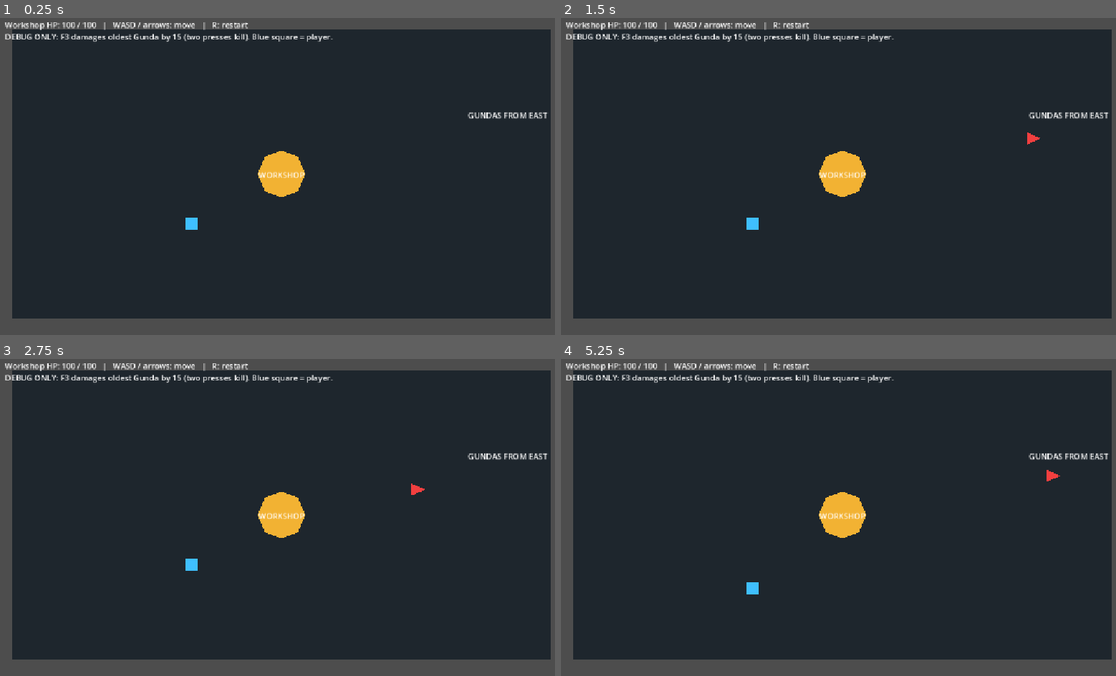
Above: before the commit, frames 1-4 (two rows, left to right).
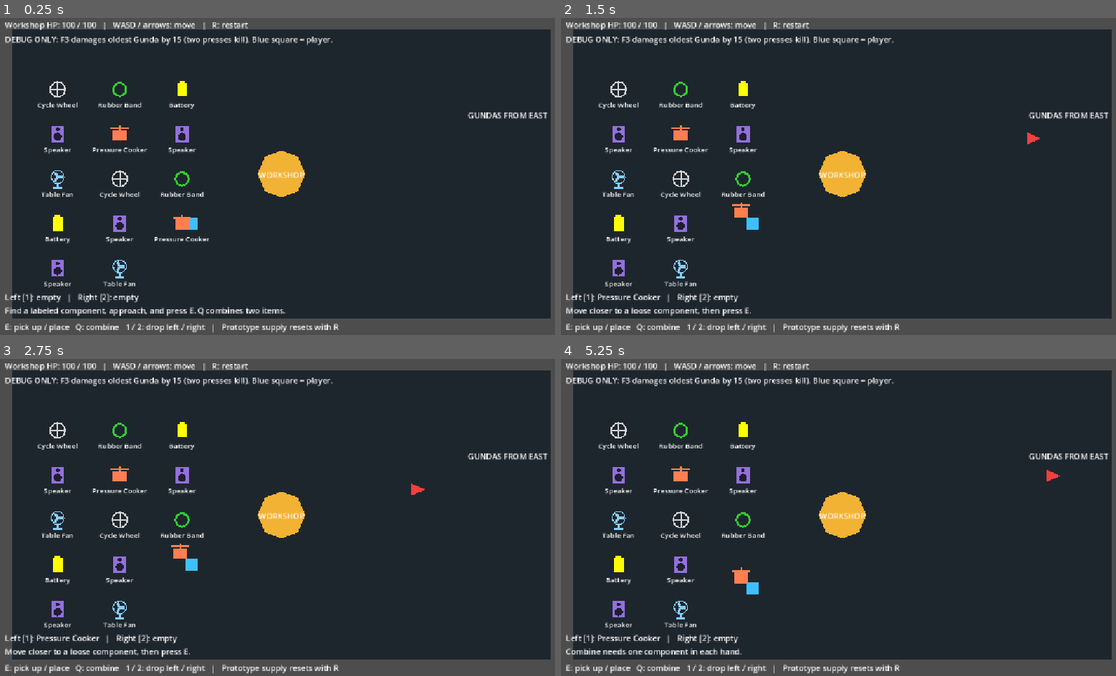
Above: after the commit, the same moments.

Repository: 12somyasahu/defence-jugaad
Game: Godot game, scene res://main.tscn
Two runs of this game, one before a commit and one after it. Both use one fixed random seed, a clock stepped at 60 frames per second and the inputs below.
Inputs (mouse positions are in pixels of both pictures, inside the frame that each line leads up to):
- Up to frame 1 (0.25 s): no input
- Up to frame 2 (1.5 s): tap E (interact, bound only after the commit) at 0.5, 0.8, 1.25 s; move the mouse to (966, 157) at 0.52 s; hold 2 (drop_right, bound only after the commit) 0.53-1.25 s; hold Q (combine, bound only after the commit) 0.53-1.25 s; click (966, 157) at 0.67 s; tap Enter (ui_accept) at 0.77, 1.07 s; drag from (727, 189) to (816, 239) at 1.27 s
- Up to frame 3 (2.75 s): tap E (interact, bound only after the commit) at 2, 2.3 s; move the mouse to (338, 444) at 2.02 s; hold 2 (drop_right, bound only after the commit) from 2.03 s (still down); hold Q (combine, bound only after the commit) from 2.03 s (still down); click (338, 444) at 2.17 s
- Up to frame 4 (5.25 s): release 2 (drop_right, bound only after the commit) at 2.75 s; release Q (combine, bound only after the commit) at 2.75 s; tap E (interact, bound only after the commit) at 2.75, 3.5, 3.8, 4.25 s; drag from (816, 580) to (672, 466) at 2.77 s; move the mouse to (1016, 561) at 3.52 s; hold 1 (drop_left, bound only after the commit) 3.53-4.25 s; hold Q (combine, bound only after the commit) 3.53-4.25 s; click (1016, 561) at 3.67 s; tap Enter (ui_accept) at 3.77, 4.07 s; tap R (restart) at 4.15 s; drag from (672, 466) to (755, 435) at 4.27 s; move the mouse to (871, 514) at 5.02 s; hold S (move_down) from 5.03 s (still down); hold Q (combine, bound only after the commit) from 5.03 s (still down); click (871, 514) at 5.17 s

The runs differ from the first frame. In frame 1, 4.3% of the frame differs, in the area x 0-61%, y 4-100%; in frame 2, 4.0%; in frame 3, 4.0%; in frame 4, 4.0%.

Commit message:
feat: implement M2 jugaad gameplay loop

Diff:
--- /dev/null
+++ b/components/junk_component.gd
@@ -0,0 +1,47 @@
+class_name JunkComponent
+extends Node2D
+
+enum Type { BATTERY, CYCLE_WHEEL, PRESSURE_COOKER, SPEAKER, TABLE_FAN, RUBBER_BAND }
+const DISPLAY_NAMES: Array[String] = ["Battery", "Cycle Wheel", "Pressure Cooker", "Speaker", "Table Fan", "Rubber Band"]
+const COLORS: Array[Color] = [Color.YELLOW, Color.LIGHT_GRAY, Color.CORAL, Color.MEDIUM_PURPLE, Color.LIGHT_SKY_BLUE, Color.LIME_GREEN]
+
+@export var component_type: Type = Type.BATTERY
+var held: bool = false
+
+func _ready() -> void:
+	$Name.text = display_name()
+	queue_redraw()
+
+func display_name() -> String:
+	return DISPLAY_NAMES[component_type]
+
+func set_held(value: bool) -> void:
+	held = value
+	$Name.visible = not held
+
+func _draw() -> void:
+	var color: Color = COLORS[component_type]
+	match component_type:
+		Type.BATTERY:
+			draw_rect(Rect2(-10, -14, 20, 28), color)
+			draw_rect(Rect2(-5, -18, 10, 4), color)
+		Type.CYCLE_WHEEL:
+			draw_arc(Vector2.ZERO, 15, 0, TAU, 24, color, 3)
+			draw_line(Vector2(-15, 0), Vector2(15, 0), color, 2)
+			draw_line(Vector2(0, -15), Vector2(0, 15), color, 2)
+		Type.PRESSURE_COOKER:
+			draw_rect(Rect2(-14, -9, 28, 22), color)
+			draw_line(Vector2(-18, -12), Vector2(18, -12), color, 4)
+			draw_line(Vector2.ZERO, Vector2(0, -19), color, 4)
+		Type.SPEAKER:
+			draw_rect(Rect2(-13, -17, 26, 34), color)
+			draw_circle(Vector2(0, 5), 8, Color(0.12, 0.12, 0.18))
+			draw_circle(Vector2(0, -10), 4, Color(0.12, 0.12, 0.18))
+		Type.TABLE_FAN:
+			draw_arc(Vector2(0, -4), 13, 0, TAU, 20, color, 2)
+			for i in 3:
+				draw_line(Vector2(0, -4), Vector2(0, -4) + Vector2.RIGHT.rotated(i * TAU / 3) * 11, color, 5)
+			draw_line(Vector2(0, 8), Vector2(0, 18), color, 4)
+			draw_line(Vector2(-9, 18), Vector2(9, 18), color, 3)
+		Type.RUBBER_BAND:
+			draw_arc(Vector2.ZERO, 13, 0, TAU, 20, color, 4)
--- /dev/null
+++ b/components/junk_component.tscn
@@ -0,0 +1,11 @@
+[gd_scene load_steps=2 format=3]
+[ext_resource type="Script" path="res://components/junk_component.gd" id="1"]
+[node name="Component" type="Node2D"]
+script = ExtResource("1")
+[node name="Name" type="Label" parent="."]
+offset_left = -65.0
+offset_top = 21.0
+offset_right = 65.0
+theme_override_font_sizes/font_size = 14
+horizontal_alignment = 1
+mouse_filter = 2
--- /dev/null
+++ b/components/recipes.gd
@@ -0,0 +1,12 @@
+class_name JugaadRecipes
+extends RefCounted
+
+# Sorted pair keys keep lookup unordered; only the three M2 recipes are enabled.
+const RECIPES: Dictionary = {
+	"1:5": 0, # Cycle Wheel + Rubber Band -> Chakri Gun
+	"0:3": 1, # Battery + Speaker -> Dhamaal Box
+	"2:3": 2, # Pressure Cooker + Speaker -> Pressure Horn
+}
+
+static func resolve(first: int, second: int) -> int:
+	return RECIPES.get("%d:%d" % [mini(first, second), maxi(first, second)], -1)
--- /dev/null
+++ b/core/jugaad_loop.gd
@@ -0,0 +1,185 @@
+class_name JugaadLoop
+extends Node2D
+
+signal hands_changed(left: JunkComponent, right: JunkComponent)
+signal carried_weapon_changed(weapon: JugaadWeapon)
+signal feedback(message: String)
+signal weapon_placed(weapon: JugaadWeapon)
+
+const COMPONENT: PackedScene = preload("res://components/junk_component.tscn")
+const WEAPON: PackedScene = preload("res://weapons/jugaad_weapon.tscn")
+const PICKUP_DISTANCE: float = 52.0
+const ARENA: Rect2 = Rect2(-540, -290, 1080, 580)
+var left_hand: JunkComponent
+var right_hand: JunkComponent
+var carried_weapon: JugaadWeapon
+var player: JugaadPlayer
+var workshop: Workshop
+var enemies: Node2D
+var active: bool = true
+var _message_remaining: float = 0.0
+@onready var components: Node2D = $Components
+@onready var weapons: Node2D = $Weapons
+@onready var projectiles: Node2D = $Projectiles
+
+func setup(player_node: JugaadPlayer, workshop_node: Workshop, enemy_container: Node2D) -> void:
+	player = player_node
+	workshop = workshop_node
+	enemies = enemy_container
+	# Fixed prototype supply: two of each recipe pair, plus two Table Fans.
+	var supply: Array[int] = [1, 5, 0, 3, 2, 3, 4, 1, 5, 0, 3, 2, 3, 4]
+	for i in supply.size():
+		var item: JunkComponent = COMPONENT.instantiate()
+		item.component_type = supply[i]
+		components.add_child(item)
+		item.position = Vector2(-450 + (i % 3) * 125, -170 + (i / 3) * 90)
+	_update_hands()
+	_show_feedback("Find a labeled component, approach, and press E. Q combines two items.")
+
+func _unhandled_input(event: InputEvent) -> void:
+	if not active or event.is_echo():
+		return
+	if event.is_action_pressed("interact"):
+		interact()
+	elif event.is_action_pressed("combine"):
+		combine()
+	elif event.is_action_pressed("drop_left"):
+		drop_hand(true)
+	elif event.is_action_pressed("drop_right"):
+		drop_hand(false)
+
+func _process(delta: float) -> void:
+	_message_remaining = maxf(0, _message_remaining - delta)
+	if _message_remaining == 0:
+		$Feedback/Message.text = ""
+	queue_redraw()
+
+func interact() -> void:
+	if not active:
+		return
+	if is_instance_valid(carried_weapon):
+		_place_weapon()
+		return
+	var nearest: JunkComponent
+	var distance: float = PICKUP_DISTANCE * PICKUP_DISTANCE
+	for item: JunkComponent in components.get_children():
+		var candidate: float = player.global_position.distance_squared_to(item.global_position)
+		if candidate <= distance:
+			nearest = item
+			distance = candidate
+	if nearest == null:
+		_show_feedback("Move closer to a loose component, then press E.")
+		return
+	if is_instance_valid(left_hand) and is_instance_valid(right_hand):
+		_show_feedback("Both hands full. Q: combine, or 1 / 2: drop.")
+		return
+	var use_left: bool = not is_instance_valid(left_hand)
+	if use_left:
+		left_hand = nearest
+	else:
+		right_hand = nearest
+	nearest.reparent(player)
+	nearest.position = Vector2(-24 if use_left else 24, -24)
+	nearest.set_held(true)
+	_show_feedback("Picked up " + nearest.display_name())
+	_update_hands()
+
+func drop_hand(left: bool) -> void:
+	if not active:
+		return
+	if is_instance_valid(carried_weapon):
+		_show_feedback("Carrying a Jugaad. Use E to place it.")
+		return
+	var item: JunkComponent = left_hand if left else right_hand
+	if not is_instance_valid(item):
+		return
+	# At the player's feet: always reachable and inside the player's valid arena position.
+	item.reparent(components)
+	item.global_position = player.global_position
+	item.set_held(false)
+	if left:
+		left_hand = null
+	else:
+		right_hand = null
+	_show_feedback("Dropped " + item.display_name())
+	_update_hands()
+
+func combine() -> void:
+	if not active:
+		return
+	if is_instance_valid(carried_weapon) or not is_instance_valid(left_hand) or not is_instance_valid(right_hand):
+		_show_feedback("Combine needs one component in each hand.")
+		return
+	var recipe: int = JugaadRecipes.resolve(left_hand.component_type, right_hand.component_type)
+	if recipe < 0:
+		_show_feedback("Recipe not implemented in M2. Both components kept.")
+		return
+	left_hand.queue_free()
+	right_hand.queue_free()
+	left_hand = null
+	right_hand = null
+	carried_weapon = WEAPON.instantiate()
+	carried_weapon.kind = recipe
+	carried_weapon.enemies = enemies
+	carried_weapon.projectiles = projectiles
+	player.add_child(carried_weapon)
+	carried_weapon.position = Vector2(0, -52)
+	carried_weapon_changed.emit(carried_weapon)
+	_update_hands()
+	_show_feedback("Created " + JugaadWeapon.NAMES[recipe] + ". Move to aim placement; E places.")
+
+func placement_position() -> Vector2:
+	return player.global_position + player.facing * 64.0
+
+func can_place(at: Vector2) -> bool:
+	if not ARENA.grow(-28).has_point(at):
+		return false
+	if at.distance_to(workshop.global_position) < 78.0:
+		return false
+	for weapon: JugaadWeapon in weapons.get_children():
+		if at.distance_to(weapon.global_position) < 60.0:
+			return false
+	return true
+
+func _place_weapon() -> void:
+	var at: Vector2 = placement_position()
+	if not can_place(at):
+		_show_feedback("Cannot place: keep clear of Workshop, arena edges, and other Jugaads.")
+		return
+	var weapon: JugaadWeapon = carried_weapon
+	weapon.reparent(weapons)
+	weapon.place_at(at, player.facing)
+	carried_weapon = null
+	carried_weapon_changed.emit(null)
+	weapon_placed.emit(weapon)
+	_update_hands()
+	_show_feedback("Placed " + JugaadWeapon.NAMES[weapon.kind])
+
+func stop() -> void:
+	active = false
+	weapons.process_mode = Node.PROCESS_MODE_DISABLED
+	projectiles.process_mode = Node.PROCESS_MODE_DISABLED
+	if is_instance_valid(carried_weapon):
+		carried_weapon.process_mode = Node.PROCESS_MODE_DISABLED
+	queue_redraw()
+
+func _update_hands() -> void:
+	var left: String = left_hand.display_name() if is_instance_valid(left_hand) else "empty"
+	var right: String = right_hand.display_name() if is_instance_valid(right_hand) else "empty"
+	$Feedback/Hands.text = "Left [1]: %s   |   Right [2]: %s" % [left, right]
+	if is_instance_valid(carried_weapon):
+		$Feedback/Hands.text = "Carrying: %s   |   E: place at preview (direction = last movement)" % JugaadWeapon.NAMES[carried_weapon.kind]
+	hands_changed.emit(left_hand, right_hand)
+
+func _show_feedback(message: String) -> void:
+	$Feedback/Message.text = message
+	_message_remaining = 4.0
+	feedback.emit(message)
+
+func _draw() -> void:
+	if not active or not is_instance_valid(carried_weapon):
+		return
+	var at: Vector2 = placement_position()
+	var color: Color = Color.LIME_GREEN if can_place(at) else Color.RED
+	draw_arc(to_local(at), 28, 0, TAU, 24, color, 2)
+	draw_line(to_local(at), to_local(at + player.facing * 45), color, 3)
--- /dev/null
+++ b/core/jugaad_loop.tscn
@@ -0,0 +1,21 @@
+[gd_scene load_steps=2 format=3]
+[ext_resource type="Script" path="res://core/jugaad_loop.gd" id="1"]
+[node name="JugaadLoop" type="Node2D"]
+script = ExtResource("1")
+[node name="Components" type="Node2D" parent="."]
+[node name="Weapons" type="Node2D" parent="."]
+[node name="Projectiles" type="Node2D" parent="."]
+[node name="Feedback" type="CanvasLayer" parent="."]
+[node name="Hands" type="Label" parent="Feedback"]
+offset_left = 20.0
+offset_top = 560.0
+mouse_filter = 2
+[node name="Message" type="Label" parent="Feedback"]
+offset_left = 20.0
+offset_top = 587.0
+mouse_filter = 2
+[node name="Controls" type="Label" parent="Feedback"]
+offset_left = 20.0
+offset_top = 620.0
+text = "E: pick up / place   Q: combine   1 / 2: drop left / right   |   Prototype supply resets with R"
+mouse_filter = 2
--- a/core/prototype.gd
+++ b/core/prototype.gd
@@ -9,10 +9,12 @@
 @onready var spawner: GundaSpawner = $EastSpawn
 @onready var status: Label = $PrototypeOverlay/Status
 @onready var defeat_label: Label = $PrototypeOverlay/Defeat
+@onready var jugaad_loop: JugaadLoop = $JugaadLoop
 
 func _ready() -> void:
 	spawner.workshop = workshop
 	spawner.enemies = enemies
+	jugaad_loop.setup(player, workshop, enemies)
 	workshop.health_changed.connect(_on_health_changed)
 	workshop.destroyed.connect(_on_destroyed)
 	_on_health_changed(workshop.current_hp, workshop.maximum_hp)
@@ -45,6 +47,7 @@
 	player.active = false
 	player.velocity = Vector2.ZERO
 	spawner.active = false
+	jugaad_loop.stop()
 	for enemy: Gunda in enemies.get_children():
 		enemy.active = false
 		enemy.velocity = Vector2.ZERO
--- a/enemies/gunda.gd
+++ b/enemies/gunda.gd
@@ -13,6 +13,7 @@
 var workshop: Workshop
 var active: bool = true
 var _attack_remaining: float = 0.0
+var _knockback: Vector2 = Vector2.ZERO
 
 func _ready() -> void:
 	current_hp = maximum_hp
@@ -22,6 +23,11 @@
 	if not active or current_hp == 0 or not is_instance_valid(workshop) or workshop.current_hp == 0:
 		return
 	_attack_remaining = maxf(0.0, _attack_remaining - delta)
+	if _knockback.length() > 5.0:
+		velocity = _knockback
+		_knockback = _knockback.move_toward(Vector2.ZERO, 700.0 * delta)
+		move_and_slide()
+		return
 	var offset: Vector2 = workshop.global_position - global_position
 	if offset.length() > attack_distance:
 		velocity = offset.normalized() * movement_speed
@@ -39,3 +45,7 @@
 		active = false
 		died.emit()
 		queue_free()
+
+func apply_knockback(impulse: Vector2) -> void:
+	if active and current_hp > 0:
+		_knockback = impulse.limit_length(300.0)
--- a/main.tscn
+++ b/main.tscn
@@ -1,38 +1,54 @@
-[gd_scene load_steps=6 format=3 uid="uid://bfon4olrc1k18"]
+[gd_scene format=3 uid="uid://bfon4olrc1k18"]
 
-[ext_resource type="Script" path="res://core/prototype.gd" id="1"]
+[ext_resource type="Script" uid="uid://dsh7uiukmlp38" path="res://core/prototype.gd" id="1"]
 [ext_resource type="PackedScene" path="res://player/player.tscn" id="2"]
 [ext_resource type="PackedScene" path="res://workshop/workshop.tscn" id="3"]
 [ext_resource type="PackedScene" path="res://arena/prototype_arena.tscn" id="4"]
-[ext_resource type="Script" path="res://core/gunda_spawner.gd" id="5"]
+[ext_resource type="Script" uid="uid://ns36ftpvt58y" path="res://core/gunda_spawner.gd" id="5"]
+[ext_resource type="PackedScene" path="res://core/jugaad_loop.tscn" id="6"]
 
 [node name="Main" type="Node2D" unique_id=943374884]
 script = ExtResource("1")
 
-[node name="Arena" parent="." instance=ExtResource("4")]
-[node name="Workshop" parent="." instance=ExtResource("3")]
-[node name="Player" parent="." instance=ExtResource("2")]
+[node name="Arena" parent="." unique_id=1476739955 instance=ExtResource("4")]
+
+[node name="Workshop" parent="." unique_id=1489812899 instance=ExtResource("3")]
+
+[node name="Player" parent="." unique_id=1632094878 instance=ExtResource("2")]
 position = Vector2(-180, 100)
-[node name="Enemies" type="Node2D" parent="."]
-[node name="EastSpawn" type="Marker2D" parent="."]
+
+[node name="Enemies" type="Node2D" parent="." unique_id=1735122700]
+
+[node name="JugaadLoop" parent="." unique_id=616316579 instance=ExtResource("6")]
+
+[node name="EastSpawn" type="Marker2D" parent="." unique_id=760898404]
 position = Vector2(430, 0)
 script = ExtResource("5")
-[node name="EntryLabel" type="Label" parent="EastSpawn"]
+
+[node name="EntryLabel" type="Label" parent="EastSpawn" unique_id=571735379]
 offset_left = -55.0
 offset_top = -130.0
 text = "GUNDAS FROM EAST"
-[node name="Camera2D" type="Camera2D" parent="."]
-[node name="PrototypeOverlay" type="CanvasLayer" parent="."]
-[node name="Status" type="Label" parent="PrototypeOverlay"]
+
+[node name="Camera2D" type="Camera2D" parent="." unique_id=1058419410]
+
+[node name="PrototypeOverlay" type="CanvasLayer" parent="." unique_id=780971281]
+
+[node name="Status" type="Label" parent="PrototypeOverlay" unique_id=1408572019]
 offset_left = 20.0
 offset_top = 12.0
-[node name="DebugHint" type="Label" parent="PrototypeOverlay"]
+
+[node name="DebugHint" type="Label" parent="PrototypeOverlay" unique_id=306613012]
 offset_left = 20.0
-offset_top = 36.0
+offset_top = 41.0
+offset_right = 679.0
+offset_bottom = 64.0
 text = "DEBUG ONLY: F3 damages oldest Gunda by 15 (two presses kill). Blue square = player."
-[node name="Defeat" type="Label" parent="PrototypeOverlay"]
+
+[node name="Defeat" type="Label" parent="PrototypeOverlay" unique_id=1436226220]
 visible = false
 offset_left = 370.0
 offset_top = 200.0
-text = "WORKSHOP DESTROYED\nDefeat - press R to restart"
+text = "WORKSHOP DESTROYED
+Defeat - press R to restart"
 horizontal_alignment = 1
--- a/player/player.gd
+++ b/player/player.gd
@@ -3,7 +3,10 @@
 
 @export_range(1.0, 1000.0) var movement_speed: float = 240.0
 var active: bool = true
+var facing: Vector2 = Vector2.RIGHT
 
 func _physics_process(_delta: float) -> void:
 	velocity = Input.get_vector("move_left", "move_right", "move_up", "move_down") * movement_speed if active else Vector2.ZERO
+	if not velocity.is_zero_approx():
+		facing = velocity.normalized()
 	move_and_slide()
--- a/project.godot
+++ b/project.godot
@@ -62,6 +62,26 @@
 "events": [Object(InputEventKey,"physical_keycode":4194334)]
 }
 
+interact={
+"deadzone": 0.2,
+"events": [Object(InputEventKey,"physical_keycode":69)]
+}
+
+combine={
+"deadzone": 0.2,
+"events": [Object(InputEventKey,"physical_keycode":81)]
+}
+
+drop_left={
+"deadzone": 0.2,
+"events": [Object(InputEventKey,"physical_keycode":49)]
+}
+
+drop_right={
+"deadzone": 0.2,
+"events": [Object(InputEventKey,"physical_keycode":50)]
+}
+
 [physics]
 
 3d/physics_engine="Jolt Physics"
--- /dev/null
+++ b/weapons/jugaad_weapon.gd
@@ -0,0 +1,102 @@
+class_name JugaadWeapon
+extends Node2D
+
+signal fired
+signal placed
+
+enum Kind { CHAKRI_GUN, DHAMAAL_BOX, PRESSURE_HORN }
+const NAMES: Array[String] = ["Chakri Gun", "Dhamaal Box", "Pressure Horn"]
+const SOURCE_PAIRS: Array = [[1, 5], [0, 3], [2, 3]]
+const COMPONENT: PackedScene = preload("res://components/junk_component.tscn")
+const PROJECTILE = preload("res://weapons/scrap_projectile.gd")
+
+@export var kind: Kind = Kind.CHAKRI_GUN
+var is_placed: bool = false
+var facing: Vector2 = Vector2.RIGHT
+var enemies: Node2D
+var projectiles: Node2D
+var attack_range: float = 260.0
+var attack_cooldown: float = 0.35
+var _remaining: float = 0.0
+var _flash: float = 0.0
+
+func _ready() -> void:
+	attack_range = [260.0, 140.0, 190.0][kind]
+	attack_cooldown = [0.35, 1.2, 1.5][kind]
+	$Name.text = NAMES[kind]
+	for i in 2:
+		var part: JunkComponent = COMPONENT.instantiate()
+		part.component_type = SOURCE_PAIRS[kind][i]
+		$Parts.add_child(part)
+		part.set_held(true)
+		part.position = Vector2(-12 if i == 0 else 12, 0)
+		part.scale = Vector2.ONE * 0.65
+
+func place_at(world_position: Vector2, direction: Vector2) -> void:
+	global_position = world_position
+	facing = direction.normalized()
+	is_placed = true
+	_remaining = 0.0
+	placed.emit()
+	queue_redraw()
+
+func _physics_process(delta: float) -> void:
+	_flash = maxf(0, _flash - delta)
+	queue_redraw()
+	if not is_placed or not is_instance_valid(enemies):
+		return
+	_remaining = maxf(0, _remaining - delta)
+	if _remaining > 0:
+		return
+	var targets: Array[Gunda] = []
+	var nearest: Gunda
+	var nearest_distance: float = INF
+	for enemy: Gunda in enemies.get_children():
+		if not enemy.active or enemy.current_hp <= 0:
+			continue
+		var offset: Vector2 = enemy.global_position - global_position
+		if offset.length() > attack_range:
+			continue
+		if kind == Kind.PRESSURE_HORN and offset.normalized().dot(facing) < 0.7071:
+			continue
+		targets.append(enemy)
+		if offset.length_squared() < nearest_distance:
+			nearest = enemy
+			nearest_distance = offset.length_squared()
+	if targets.is_empty():
+		return
+	_remaining = attack_cooldown
+	_flash = 0.22
+	match kind:
+		Kind.CHAKRI_GUN:
+			facing = (nearest.global_position - global_position).normalized()
+			if facing.is_zero_approx():
+				facing = Vector2.RIGHT
+			var scrap: ScrapProjectile = PROJECTILE.new()
+			scrap.direction = facing
+			scrap.remaining_distance = attack_range + 25.0
+			projectiles.add_child(scrap)
+			scrap.global_position = global_position
+		Kind.DHAMAAL_BOX:
+			for enemy in targets:
+				enemy.receive_damage(12)
+		Kind.PRESSURE_HORN:
+			for enemy in targets:
+				enemy.receive_damage(3)
+				enemy.apply_knockback((enemy.global_position - global_position).normalized() * 300.0)
+	fired.emit()
+
+func _draw() -> void:
+	draw_rect(Rect2(-25, -20, 50, 40), Color(0.2, 0.24, 0.28))
+	draw_line(Vector2(-18, 12), Vector2(18, -12), Color.WHITE, 2)
+	if kind != Kind.DHAMAAL_BOX:
+		draw_line(Vector2.ZERO, facing * 38, Color.WHITE, 3)
+	if _flash > 0 and is_placed:
+		var radius: float = attack_range * (1.0 - _flash / 0.22)
+		if kind == Kind.DHAMAAL_BOX:
+			draw_arc(Vector2.ZERO, radius, 0, TAU, 48, Color.MEDIUM_PURPLE, 4)
+		elif kind == Kind.PRESSURE_HORN:
+			var angle: float = facing.angle()
+			draw_arc(Vector2.ZERO, radius, angle - PI / 4, angle + PI / 4, 24, Color.CORAL, 5)
+			draw_line(Vector2.ZERO, facing.rotated(-PI / 4) * radius, Color.CORAL, 2)
+			draw_line(Vector2.ZERO, facing.rotated(PI / 4) * radius, Color.CORAL, 2)
--- /dev/null
+++ b/weapons/jugaad_weapon.tscn
@@ -0,0 +1,12 @@
+[gd_scene load_steps=2 format=3]
+[ext_resource type="Script" path="res://weapons/jugaad_weapon.gd" id="1"]
+[node name="Jugaad" type="Node2D"]
+script = ExtResource("1")
+[node name="Parts" type="Node2D" parent="."]
+[node name="Name" type="Label" parent="."]
+offset_left = -65.0
+offset_top = 25.0
+offset_right = 65.0
+theme_override_font_sizes/font_size = 14
+horizontal_alignment = 1
+mouse_filter = 2
--- /dev/null
+++ b/weapons/scrap_projectile.gd
@@ -0,0 +1,28 @@
+class_name ScrapProjectile
+extends Node2D
+
+var direction: Vector2 = Vector2.RIGHT
+var damage: int = 10
+var speed: float = 520.0
+var remaining_distance: float = 300.0
+
+func _physics_process(delta: float) -> void:
+	var travel: float = minf(speed * delta, remaining_distance)
+	var destination: Vector2 = global_position + direction * travel
+	# Sweep each step against the enemy layer so fast scrap cannot tunnel.
+	var query := PhysicsRayQueryParameters2D.create(global_position, destination, 4)
+	query.hit_from_inside = true
+	var hit: Dictionary = get_world_2d().direct_space_state.intersect_ray(query)
+	if not hit.is_empty():
+		var enemy: Gunda = hit.collider as Gunda
+		if is_instance_valid(enemy) and enemy.current_hp > 0:
+			enemy.receive_damage(damage)
+		queue_free()
+		return
+	global_position = destination
+	remaining_distance -= travel
+	if remaining_distance <= 0:
+		queue_free()
+
+func _draw() -> void:
+	draw_rect(Rect2(-5, -3, 10, 6), Color.LIME_GREEN)
Not shown, added: components/junk_component.gd.uid
Not shown, added: components/recipes.gd.uid
Not shown, added: core/jugaad_loop.gd.uid
Not shown, added: weapons/jugaad_weapon.gd.uid
Not shown, added: weapons/scrap_projectile.gd.uid
